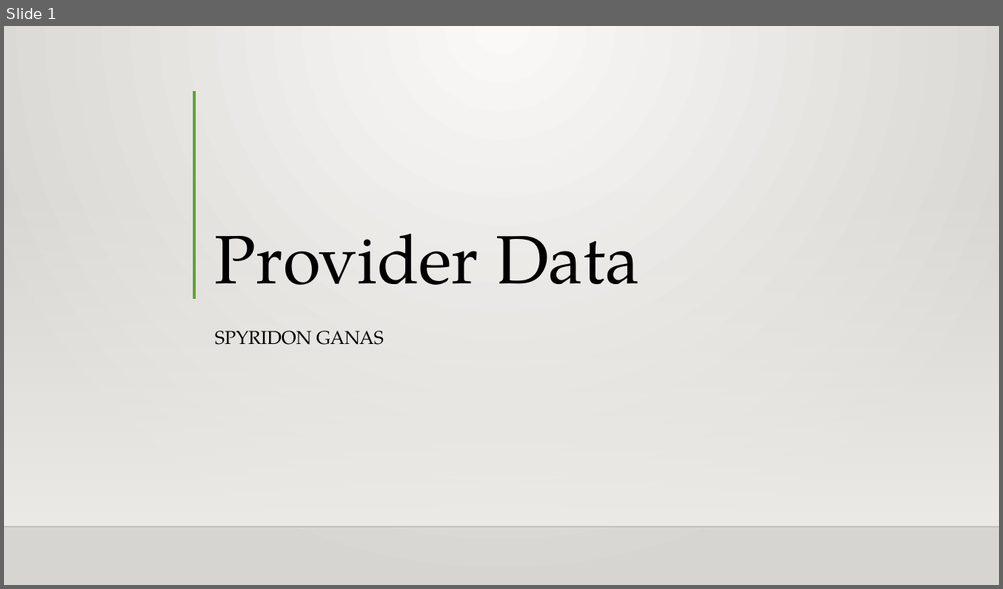
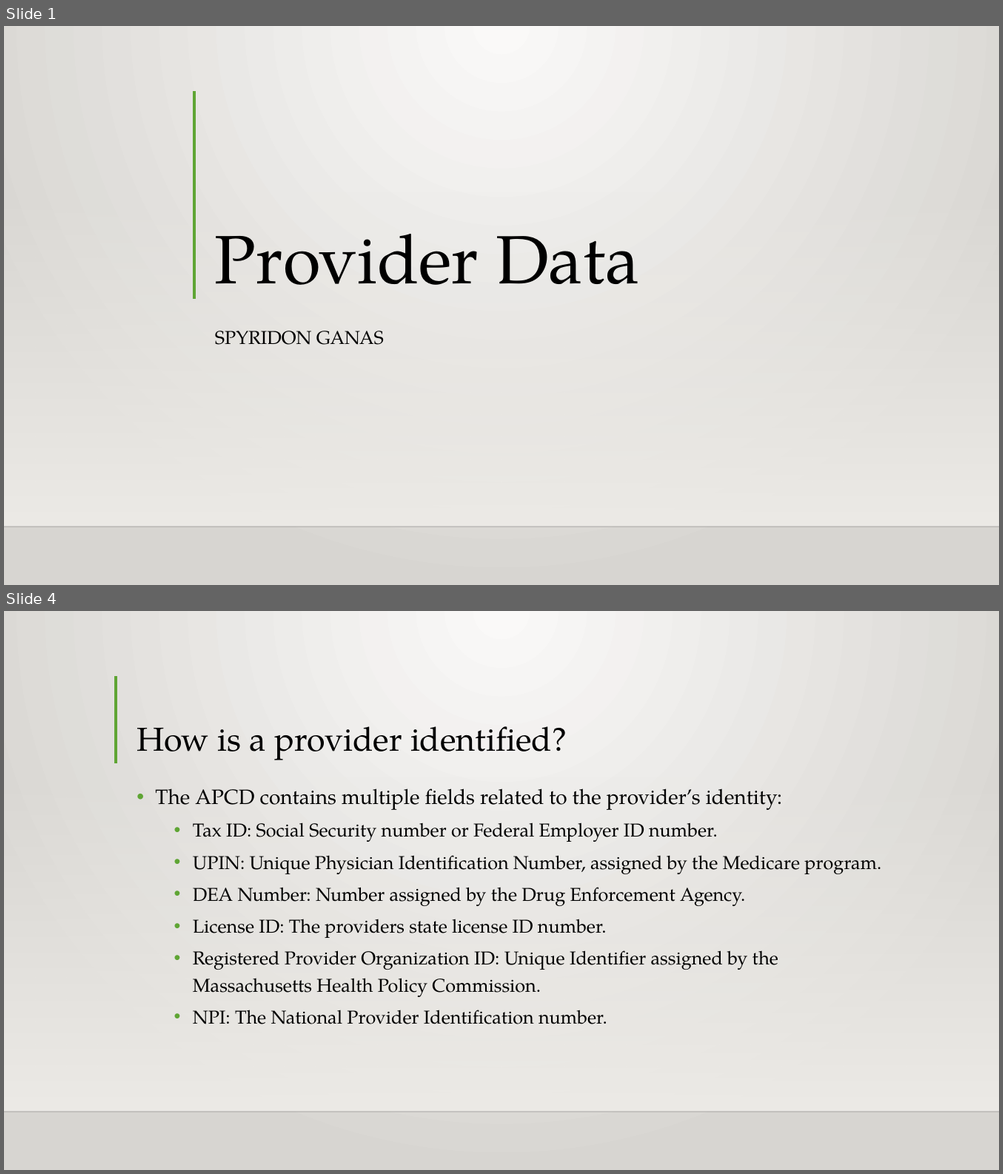
Before and after one commit to Intro-to-APCD/Intro-to-APCD.github.io, a slide deck: PowerPoints/Phase 2 - Overview/006 An Overview of Provider Data.pptx. Shown one above the other, each under a label of ours: slide 1 before the commit, slides 1 and 4 after it; the slides between them are not shown. The pictures are 1003x589 and 1003x1174 pixels, drawn with LibreOffice and Linux fonts; fonts in the diff are those of the drawing; background and template pictures are left out. Boxes give left, top, right and bottom in pixels: in the first picture for what was removed or moved away, otherwise in the second. Text is boxed around its words. In the diff, an @@ line names an element or a change of style, - is before the commit and + after.

Commit message:
completed the provider powerpoint

```diff
--- a/PowerPoints/Phase 2 - Overview/006 An Overview of Provider Data.pptx
+++ b/PowerPoints/Phase 2 - Overview/006 An Overview of Provider Data.pptx
@@ slide 4 added at [4, 611, 999, 1170], background gradient #FAFAF9 to #D7D5D2; not listed: 2 template elements that a slide beside it also shows @@
@@ line added from (116, 676) to (116, 763), #5FA534 3 pt @@
@@ title added at [136, 726, 566, 760], 32 pt, text #000000 @@
+How is a provider identified?
@@ text added at [155, 789, 881, 1025], 18 pt, text #000000 @@
+• The APCD contains multiple fields related to the provider’s identity:
+  • Tax ID: Social Security number or Federal Employer ID number.
+  • UPIN: Unique Physician Identification Number, assigned by the Medicare program.
+  • DEA Number: Number assigned by the Drug Enforcement Agency.
+  • License ID: The providers state license ID number.
+  • Registered Provider Organization ID: Unique Identifier assigned by the Massachusetts Health Policy Commission.
+  • NPI: The National Provider Identification number.
```
Also in this commit, not shown: 5 other slides added, 6 slides removed.
